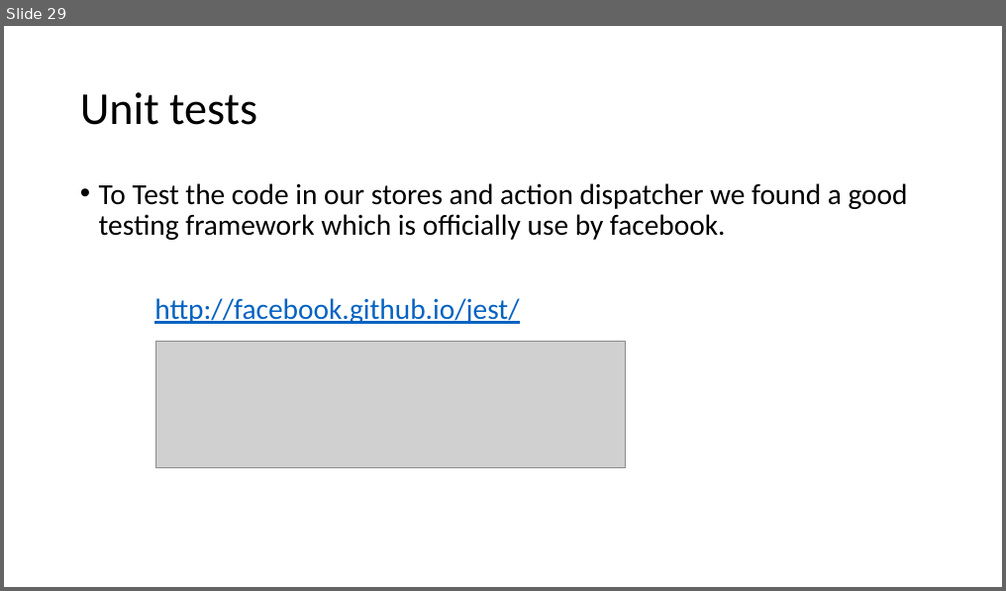
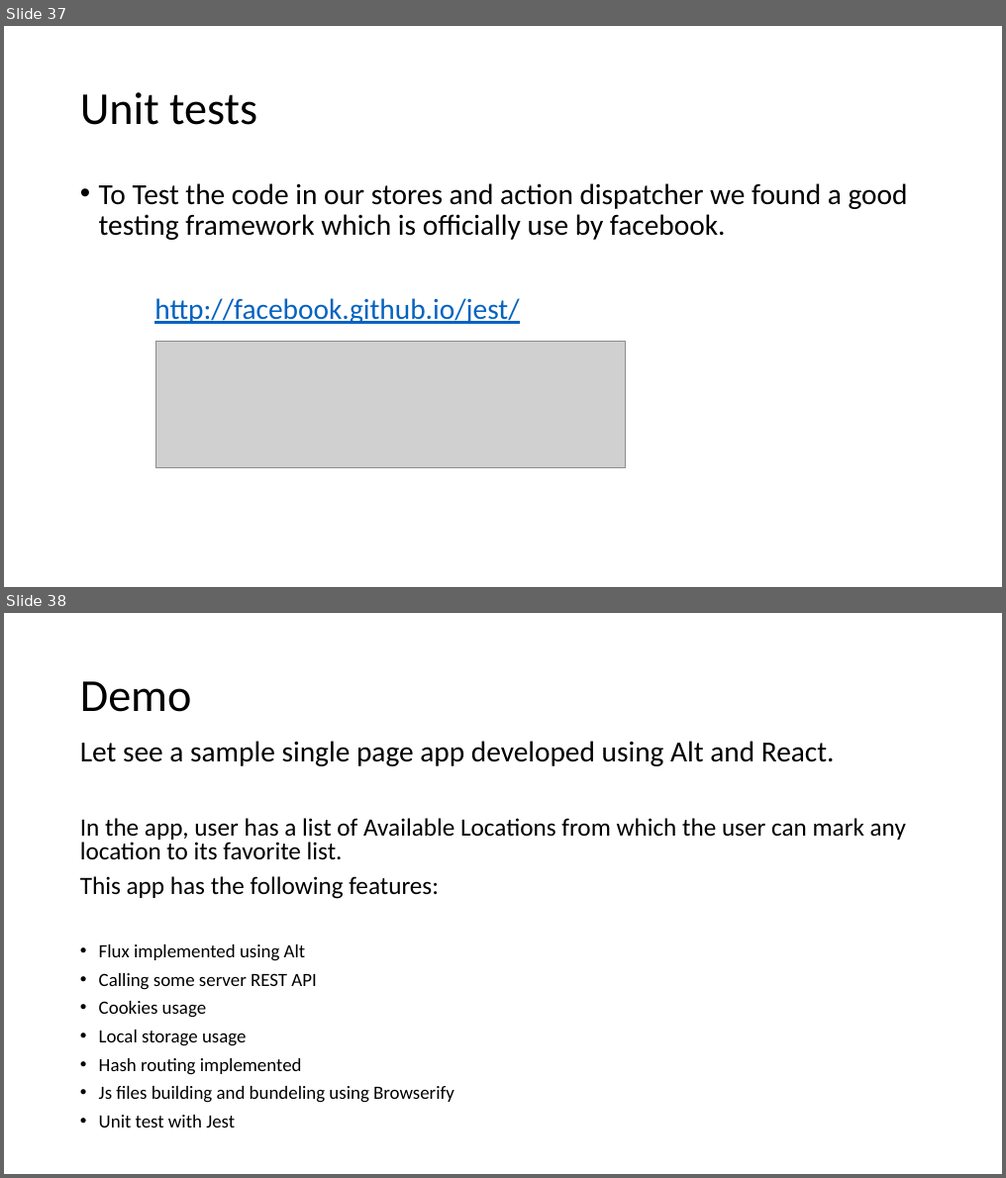
Before and after one commit to awahab29/samplealt, a slide deck: React.pptx. Shown one above the other, each under a label of ours: slide 29 before the commit, slides 37 and 38 after it. The pictures are 1006x591 and 1006x1178 pixels, drawn with LibreOffice and Linux fonts; fonts in the diff are those of the drawing; grey boxes stand for pictures. Boxes give left, top, right and bottom in pixels: in the first picture for what was removed or moved away, otherwise in the second. Text is boxed around its words. In the diff, an @@ line names an element or a change of style, - is before the commit and + after.

```diff
--- a/React.pptx
+++ b/React.pptx
@@ slide 38 added at box(4, 613, 1002, 1174), background #FFFFFF @@
@@ title added at box(80, 681, 192, 712), 44 pt, text #000000 @@
+Demo
@@ text added at box(80, 741, 906, 1128), 18 pt, text #000000 @@
+Let see a sample single page app developed using Alt and React.
+In the app, user has a list of Available Locations from which the user can mark any location to its favorite list.
+This app has the following features:
+• Flux implemented using Alt
+• Calling some server REST API
+• Cookies usage
+• Local storage usage
+• Hash routing implemented
+• Js files building and bundeling using Browserify
+• Unit test with Jest
@@ what was slide 29 is now slide 37 @@
```
Also in this commit, not shown: 6 slides changed, 6 other slides added, 1 slide removed.
